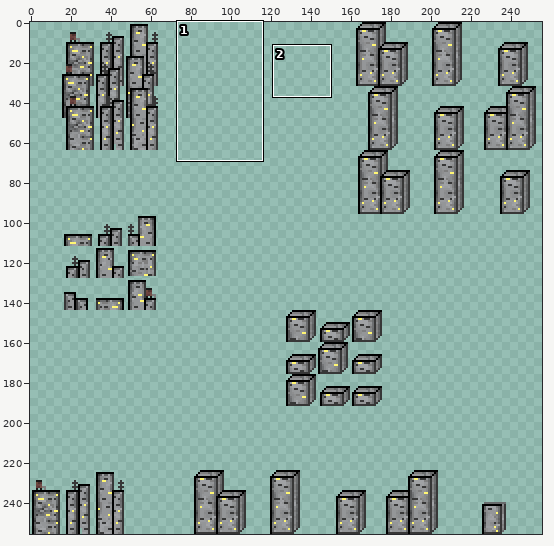
Edited in one commit: sprite sheet (Art/Textures/MergedTileSets/Sprite-0002.png). Above: a wide view before the commit, with the close-up outlined.
Close-up. The starting point:
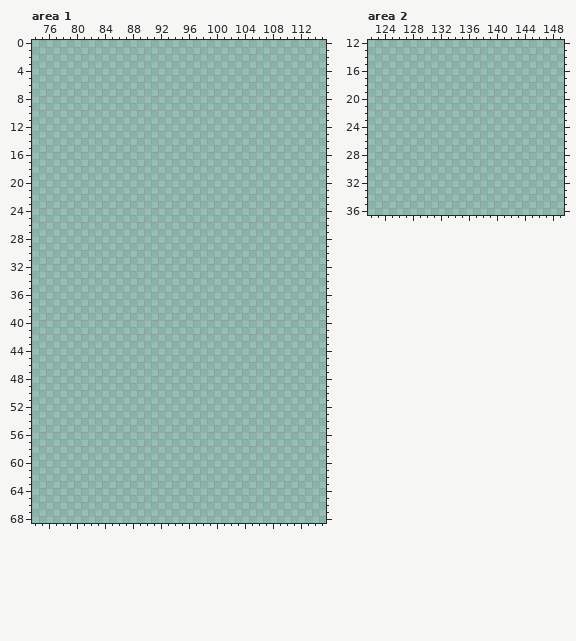
The file is 256x256 pixels. Colours within 5 levels of each other are drawn and written as one. Shown: area 1: x 74..115, y 0..68; area 2: x 122..149, y 12..36.
After the commit:
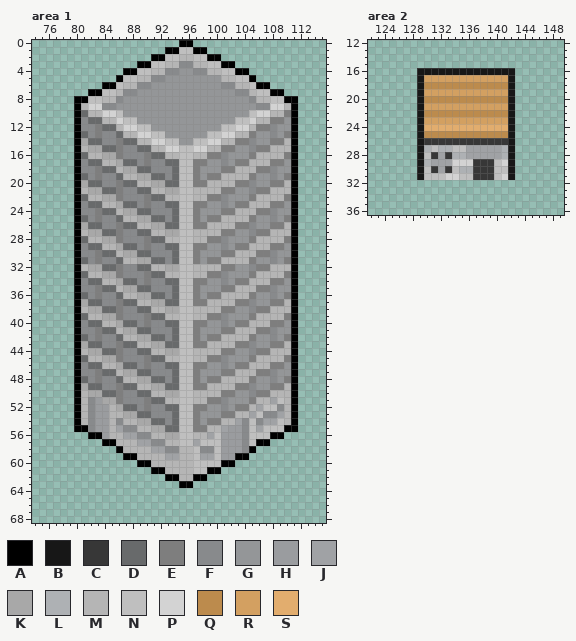
Palette (. is transparent): A #000000  B #171717  C #373737  D #686a6b  E #7e7e7e  F #888a8c  G #949698  H #9a9c9f  J #a0a2a5  K #a8a8a8  L #aeb1b4  M #b5b5b5  N #bfbfbf  P #d3d3d3  Q #bc8b4d  R #d3a061  S #e2ad6e
Edits made:
Changed rows in their new state; - is an unchanged pixel.
Area 1:
first column x 80:
 0 ---------------AA---------------
 1 -------------AANNAA-------------
 2 -----------AANNMMNNAA-----------
 3 ---------AANNMMFFMMNNAA---------
 4 -------AANNMMFFGGFFMMNNAA-------
 5 ------ANNMMFFGGGGGGGGMMNNA------
 6 ----AANMMFFGGGGGGGGGGFFMMNAA----
 7 --AANNMFFGGGGGGGGGGGGGGFFMNNAA--
 8 AANNMMFGGGGGGGGGGGGGGGGGGFMMNNAA
 9 AMPPFFGGGGGGGGGGGGGGGGGGGGFFPPMA
10 ADMMPPNGGGGGGGGGGGGGGGGGGNPPMMEA
11 AFDDMMPNNGGGGGGGGGGGGGGNNPMMEEGA
12 AFFEDDMPPNNGGGGGGGGGGNNPPMEEFGGA
13 ADFEFFDMMPPNNGGGGGGNNPPMMEGGFGEA
14 AKDDFFEDDMMPPNNGGNNPPMMEEFGGEEMA
15 AMKKDDEFFDDMMPPNNPPMMEEGGFEEMMMA
16 ADMMKKEFFFEDDMMNNMMEEFGGGEMMMMEA
17 AFDDMMKDDFEFFDDNNEEGGFGEEMMMEEGA
18 AFFEDDMKKDDFFFDNNEGGGEEMMMEEFGGA
19 ADFEFFDMMKKDDFDNNEGEEMMMMEGGFGEA
20 AKDDFFEDDMMKKDDNNEEMMMMEEFGGEEMA
21 AMKKDDEFFDDMMKKNNMMMMEEGGFEEMMMA
22 ADMMKKEFFFEDDMMNNMMEEFGGGEMMMMEA
23 AFDDMMKDDFEFFDDNNEEGGFGEEMMMEEGA
24 AFFEDDMKKDDFFFDNNEGGGEEMMMEEFGGA
25 ADFEFFDMMKKDDFDNNEGEEMMMMEGGFGEA
26 AKDDFFEDDMMKKDDNNEEMMMMEEFGGEEMA
27 AMKKDDEFFDDMMKKNNMMMMEEGGFEEMMMA
28 ADMMKKEFFFEDDMMNNMMEEFGGGEMMMMEA
29 AFDDMMKDDFEFFDDNNEEGGFGEEMMMEEGA
30 AFFEDDMKKDDFFFDNNEGGGEEMMMEEFGGA
31 ADFEFFDMMKKDDFDNNEGEEMMMMEGGFGEA
32 AMKKDDEFFDDMMKKNNMMMMEEGGFEEMMMA
33 ADMMKKEFFFEDDMMNNMMEEFGGGEMMMMEA
34 AFDDMMKDDFEFFDDNNEEGGFGEEMMMEEGA
35 AFFEDDMKKDDFFFDNNEGGGEEMMMEEFGGA
36 ADFEFFDMMKKDDFDNNEGEEMMMMEGGFGEA
37 AKDDFFEDDMMKKDDNNEEMMMMEEFGGEEMA
38 AMKKDDEFFDDMMKKNNMMMMEEGGFEEMMMA
39 ADMMKKEFFFEDDMMNNMMEEFGGGEMMMMEA
40 AFDDMMKDDFEFFDDNNEEGGFGEEMMMEEGA
41 AFFEDDMKKDDFFFDNNEGGGEEMMMEEFGGA
42 ADFEFFDMMKKDDFDNNEGEEMMMMEGGFGEA
43 AKDDFFEDDMMKKDDNNEEMMMMEEFGGEEMA
44 AMKKDDEFFDDMMKKNNMMMMEEGGFEEMMMA
45 ADMMKKEFFFEDDMMNNMMEEFGGGEMMMMEA
46 AFDDMMKDDFEFFDDNNEEGGFGEEMMMEEGA
47 AFFEDDMKKDDFFFDNNEGGGEEMMMEEFGGA
48 ADFEFFDMMKKDDFDNNEGEEMMMMEGGFGEA
49 AKDDFFEDDMMKKDDNNEEMMMMEEFGGEEMA
50 AMKKDDEFFDDMMKKNNMMMMEEGGFEEMMMA
51 AMFHKKEFFFEDDMMNNMMEEFGGGEMMJNMA
52 AMFHHMKDDFEFFDDNNEEGGFGEEMJNNFMA
53 AMFHHMMKKDDFFFDNNEGGGEEMMJNFFJMA
54 AMFHHMFMMKKDDFDNNEGEEMMJFNFJJNMA
55 AAFHHMJFFMMKKDDNNEEMMJHHFNJNNNAA
56 --AAHMMJJFFMMKKNNMMJNHHHFNNNAA--
57 ----AAMMMJJFFMMNNJNNNHHHFNAA----
58 ------AMMMMJJFFMMNFFNHHHFA------
59 -------AAMMMMJJMMNJJNHHAA-------
60 ---------AAMMMMMMNNNNAA---------
61 -----------AAMMMMNNAA-----------
62 -------------AAMMAA-------------
63 ---------------AA---------------
Area 2:
first column x 129:
16 BBBBBBBBBBBBBB
17 BRRRRRRRRRRRRB
18 BQQQQQQQQQQQQB
19 BRRRRRRRRRRRRB
20 BQQQQQQQQQQQQB
21 BRRRRRRRRRRRRB
22 BQQQQQQQQQQQQB
23 BRRRRRRRRRRRRB
24 BSSSSSSSSSSSSB
25 BQQQQQQQQQQQQB
26 BCCCCCCCCCCCCB
27 BLNLLNNJJJJJLB
28 BNCJCLLJJJJJLB
29 BLJJJPPPCCCNPB
30 BNCJCNLLCCCNNB
31 BNNNPPNNCCCNPB
Pixel boxes of the changes (left, top, right, bottom) in both close-ups:
added: (74, 40, 298, 488)
added: (417, 68, 515, 180)
